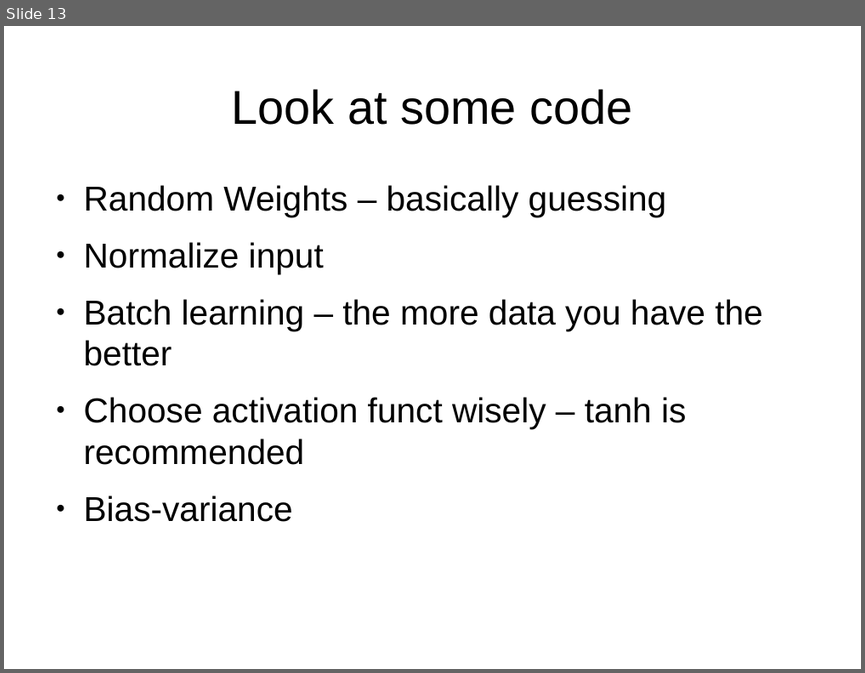
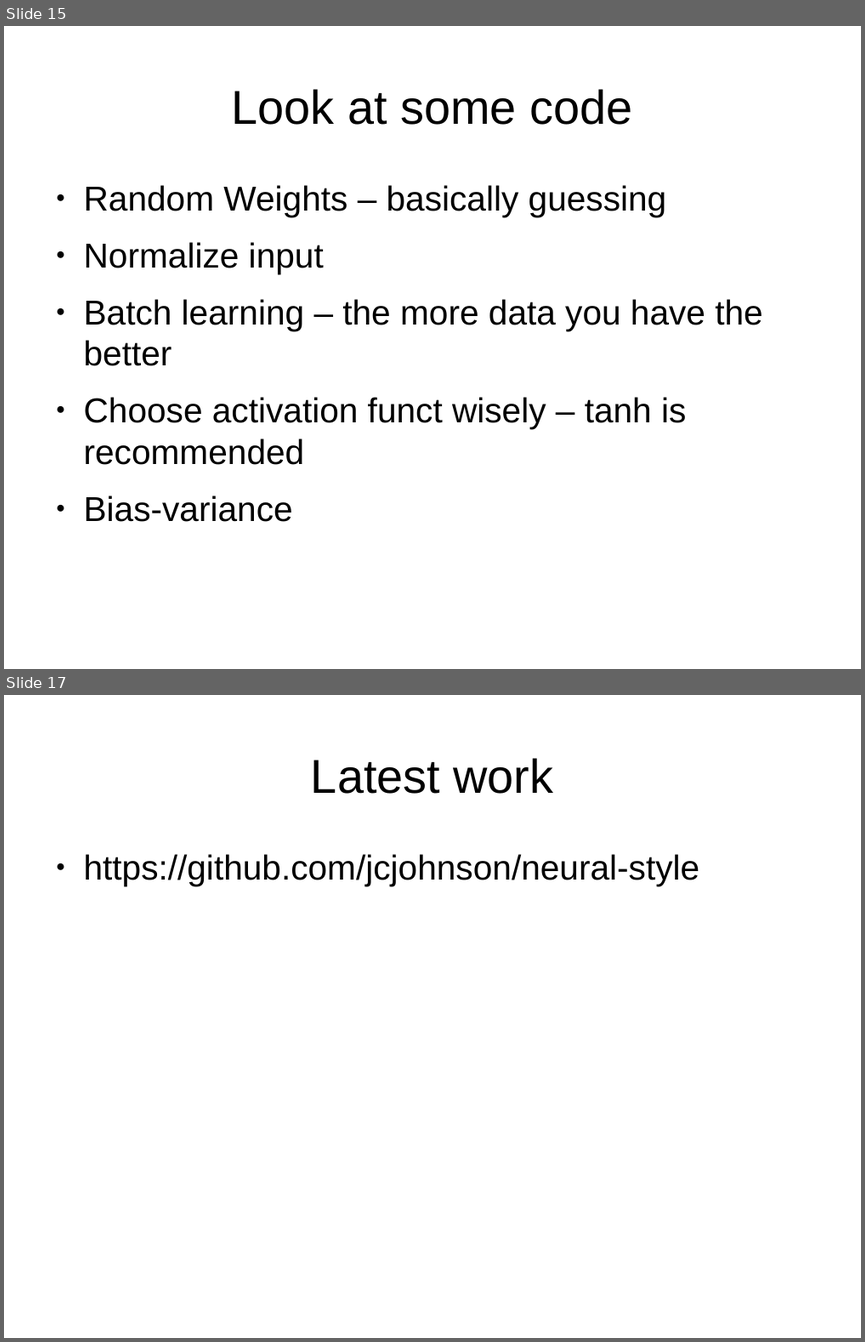
Before and after one commit to gmicros/annBrownBag, a slide deck: pres.odp. Shown one above the other, each under a label of ours: slide 13 before the commit, slides 15 and 17 after it; the slides between them are not shown. The pictures are 865x673 and 865x1342 pixels, drawn with LibreOffice and Linux fonts; fonts in the diff are those of the drawing. Boxes give left, top, right and bottom in pixels: in the first picture for what was removed or moved away, otherwise in the second. Text is boxed around its words. In the diff, an @@ line names an element or a change of style, - is before the commit and + after.

```diff
--- a/pres.odp
+++ b/pres.odp
@@ slide 17 added at <box>4,695,861,1338</box>, background #FFFFFF @@
@@ title added at <box>311,758,553,794</box>, 44 pt, text #000000 @@
+Latest work
@@ text added at <box>84,854,700,886</box>, 32 pt, text #000000 @@
+● https://github.com/jcjohnson/neural-style
@@ what was slide 13 is now slide 15 @@
```
Also in this commit, not shown: 1 slide changed, 2 other slides added, 3 other files.
